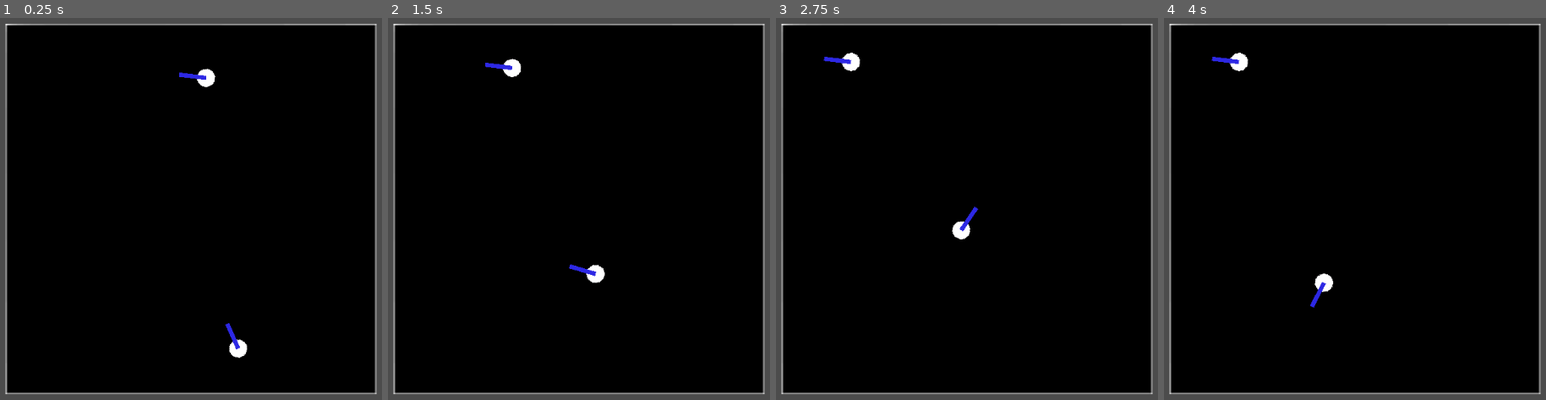
Above: before the commit, frames 1-4 (left to right).
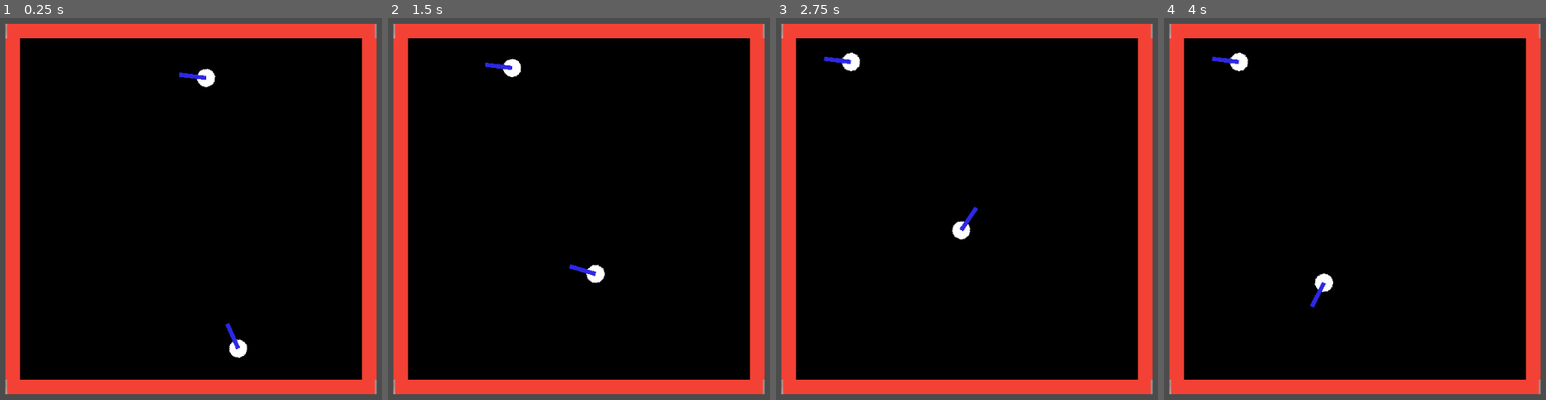
Above: after the commit, the same moments.

Repository: sisipun/CybersportManager
Game: Godot game, scene res://script/ui.tscn
Two runs of this game, one before a commit and one after it. Both use one fixed random seed, a clock stepped at 60 frames per second and the inputs below.
Inputs (mouse positions are in pixels of both pictures, inside the frame that each line leads up to):
- Up to frame 1 (0.25 s): no input
- Up to frame 2 (1.5 s): click (579, 209) at 0.67 s; move the mouse to (445, 228) at 1.27 s; click (445, 228) at 1.42 s
- Up to frame 3 (2.75 s): move the mouse to (1035, 121) at 2.02 s; click (1035, 121) at 2.17 s
- Up to frame 4 (4 s): move the mouse to (1320, 289) at 2.77 s; click (1320, 289) at 2.92 s; move the mouse to (outside the picture) at 3.52 s; click (outside the picture) at 3.67 s

The runs differ from the first frame. In frame 1, 14% of the frame differs, in the area x 1-99%, y 1-99%; in frame 2, 14%; in frame 3, 14%; in frame 4, 14%.

Commit message:
Remove bullets after exit map

Diff:
--- a/game/script/tactical_fps/match/map/instance/tactical_fps_map_simple.tscn
+++ b/game/script/tactical_fps/match/map/instance/tactical_fps_map_simple.tscn
@@ -1,8 +1,9 @@
-[gd_scene load_steps=5 format=2]
+[gd_scene load_steps=6 format=2]
 
 [ext_resource path="res://script/tactical_fps/match/map/tactical_fps_map.tscn" type="PackedScene" id=1]
 [ext_resource path="res://script/tactical_fps/match/map/tactical_fps_plant_zone.tscn" type="PackedScene" id=2]
 [ext_resource path="res://script/tactical_fps/match/map/tactical_fps_starting_position.tscn" type="PackedScene" id=3]
+[ext_resource path="res://script/base/match/map/base_wall.tscn" type="PackedScene" id=4]
 
 [sub_resource type="NavigationPolygon" id=1]
 vertices = PoolVector2Array( -276, -276, 275, -274, 277, 276, -276, 275 )
@@ -16,19 +17,36 @@
 [node name="Zone" type="NavigationPolygonInstance" parent="Navigation" index="0"]
 navpoly = SubResource( 1 )
 
-[node name="RedStartingPosition" parent="." index="3" instance=ExtResource( 3 )]
+[node name="LWall" parent="." index="3" instance=ExtResource( 4 )]
+position = Vector2( -270, 0 )
+scale = Vector2( 0.1, 2.5 )
+
+[node name="RWall" parent="." index="4" instance=ExtResource( 4 )]
+position = Vector2( 270, 0 )
+scale = Vector2( 0.1, 2.5 )
+
+[node name="UWall" parent="." index="5" instance=ExtResource( 4 )]
+position = Vector2( 0, -270 )
+scale = Vector2( 2.5, 0.1 )
+
+[node name="DWall" parent="." index="6" instance=ExtResource( 4 )]
+position = Vector2( 0, 270 )
+scale = Vector2( 2.5, 0.1 )
+
+[node name="RedStartingPosition" parent="." index="7" instance=ExtResource( 3 )]
 position = Vector2( 33, 223 )
 
-[node name="BlueStartingPosition" parent="." index="4" instance=ExtResource( 3 )]
+[node name="BlueStartingPosition" parent="." index="8" instance=ExtResource( 3 )]
 position = Vector2( -2, -186 )
 team = 1
 
-[node name="ZoneA" parent="." index="5" instance=ExtResource( 2 )]
+[node name="ZoneA" parent="." index="9" instance=ExtResource( 2 )]
 position = Vector2( -176, -223 )
 scale = Vector2( 2, 2 )
 
-[node name="ZoneB" parent="." index="6" instance=ExtResource( 2 )]
+[node name="ZoneB" parent="." index="10" instance=ExtResource( 2 )]
 position = Vector2( -122, -223 )
 scale = Vector2( 2, 2 )
 
+[connection signal="body_exited" from="." to="." method="_on_body_exited"]
 [connection signal="input_event" from="." to="." method="_on_input_event"]
--- a/game/script/tactical_fps/match/map/tactical_fps_map.gd
+++ b/game/script/tactical_fps/match/map/tactical_fps_map.gd
@@ -39,3 +39,8 @@
 func _on_input_event(_viewport: Node, event: InputEvent, _shape_idx: int) -> void:
 	if event is InputEventMouseButton and event.is_pressed():
 		players[0][0].move_to(event.position)
+
+
+
+func _on_body_exited(body: Node) -> void:
+	body.queue_free()
--- a/game/script/tactical_fps/match/weapon/tactical_fps_weapon.gd
+++ b/game/script/tactical_fps/match/weapon/tactical_fps_weapon.gd
@@ -8,9 +8,9 @@
 
 export (PackedScene) var _bullet_scene: PackedScene = null
 
-export (float) var _bullet_power: float = 30.0
-export (float) var _bullet_speed: float = 30.0
-export (float) var _rate_of_fire: float = 60.0
+export (float) var _bullet_power: float = 10.0
+export (float) var _bullet_speed: float = 1000.0
+export (float) var _rate_of_fire: float = 300.0
 
 var player: BasePlayer = null
 var can_shoot: bool = true
